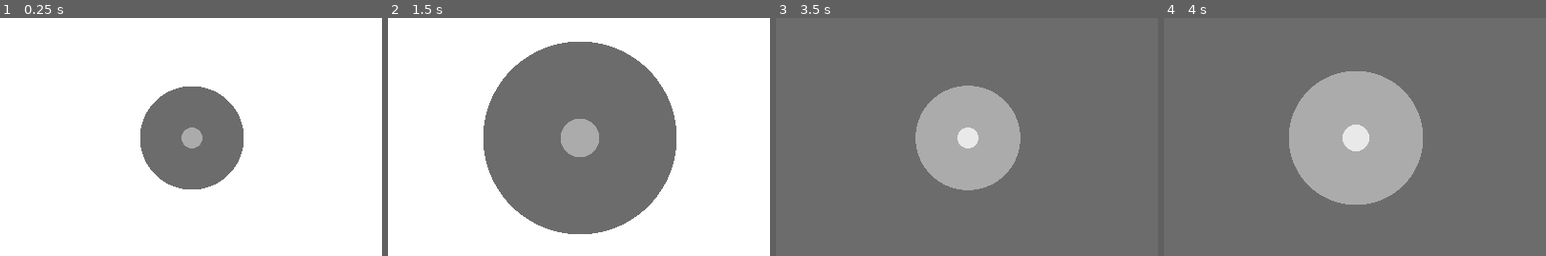
Above: before the commit, frames 1-4 (left to right).
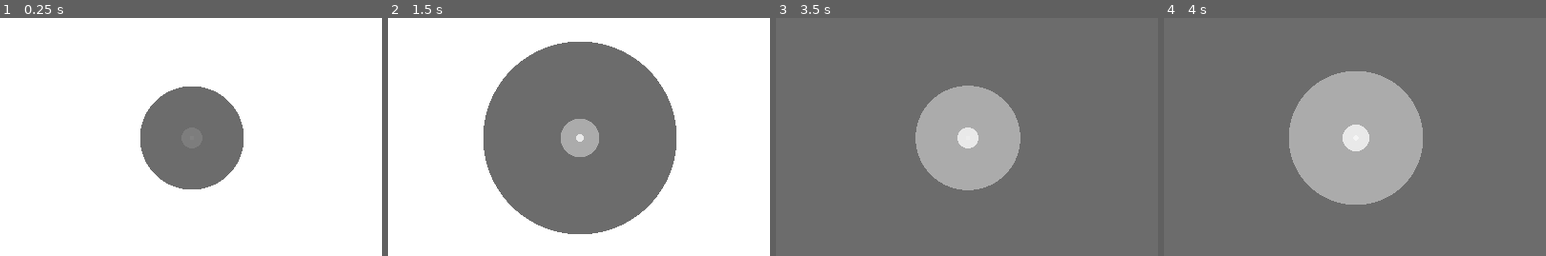
Above: after the commit, the same moments.

Repository: ClementRivaille/colors-of-the-universe
Game: Godot game, scene res://Main.tscn
Same seed, same stepped clock (60 frames per second), same inputs: the game is played once before the commit and once after it.
Inputs:
- Up to frame 1 (0.25 s): no input
- Up to frame 2 (1.5 s): no input
- Up to frame 3 (3.5 s): no input
- Up to frame 4 (4 s): no input
The pictures show only the part of the screen within x 25-75%, y 25-75%; the shares and areas given below are measured in that part.

The runs differ from the first frame. In frame 1, 0.4% of the frame differs, in the area x 47-53%, y 46-55%; in frame 2, less than 0.1%; in frame 3, less than 0.1%; in frame 4, less than 0.1%.

Commit message:
feat(circle): fade in

Diff:
--- a/prefabs/Circle.tscn
+++ b/prefabs/Circle.tscn
@@ -7,3 +7,5 @@
 self_modulate = Color( 0.537255, 0.537255, 0.537255, 1 )
 texture = ExtResource( 1 )
 script = ExtResource( 2 )
+
+[node name="Tween" type="Tween" parent="."]
--- a/scripts/Circle.gd
+++ b/scripts/Circle.gd
@@ -7,12 +7,13 @@
 export(bool) var zooming := false
 var successor_circle: CircleAbstract
 
-var child_step := 0.05
+var child_step := 0.02
 var top_step := 1.1
 
 var child_added := false
 var on_top := false
 
+onready var tween: Tween = $Tween
 
 func _ready():
   self_modulate = color
@@ -39,5 +40,12 @@
   var child: CircleAbstract = circle_scene.instance()
   child.color = child_color
   child.scale = Vector2.ONE * child_scale
+  child.modulate.a = 0.0
   add_child(child)
+  child.fade_in()
   successor_circle = child
+
+func fade_in():
+  tween.interpolate_property(self, 'modulate', Color.transparent, Color.white,
+    0.5, Tween.TRANS_SINE, Tween.EASE_IN)
+  tween.start()
--- a/scripts/CircleAbstract.gd
+++ b/scripts/CircleAbstract.gd
@@ -7,3 +7,6 @@
 
 func add_child_circle():
   pass
+
+func fade_in():
+  pass
